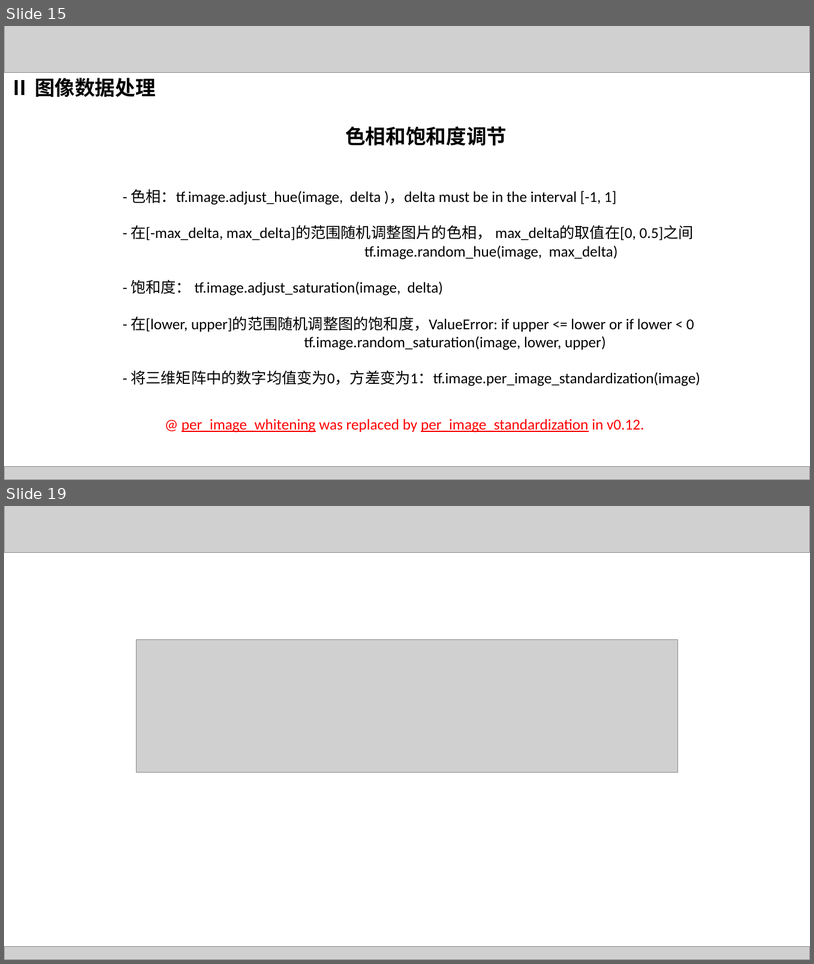
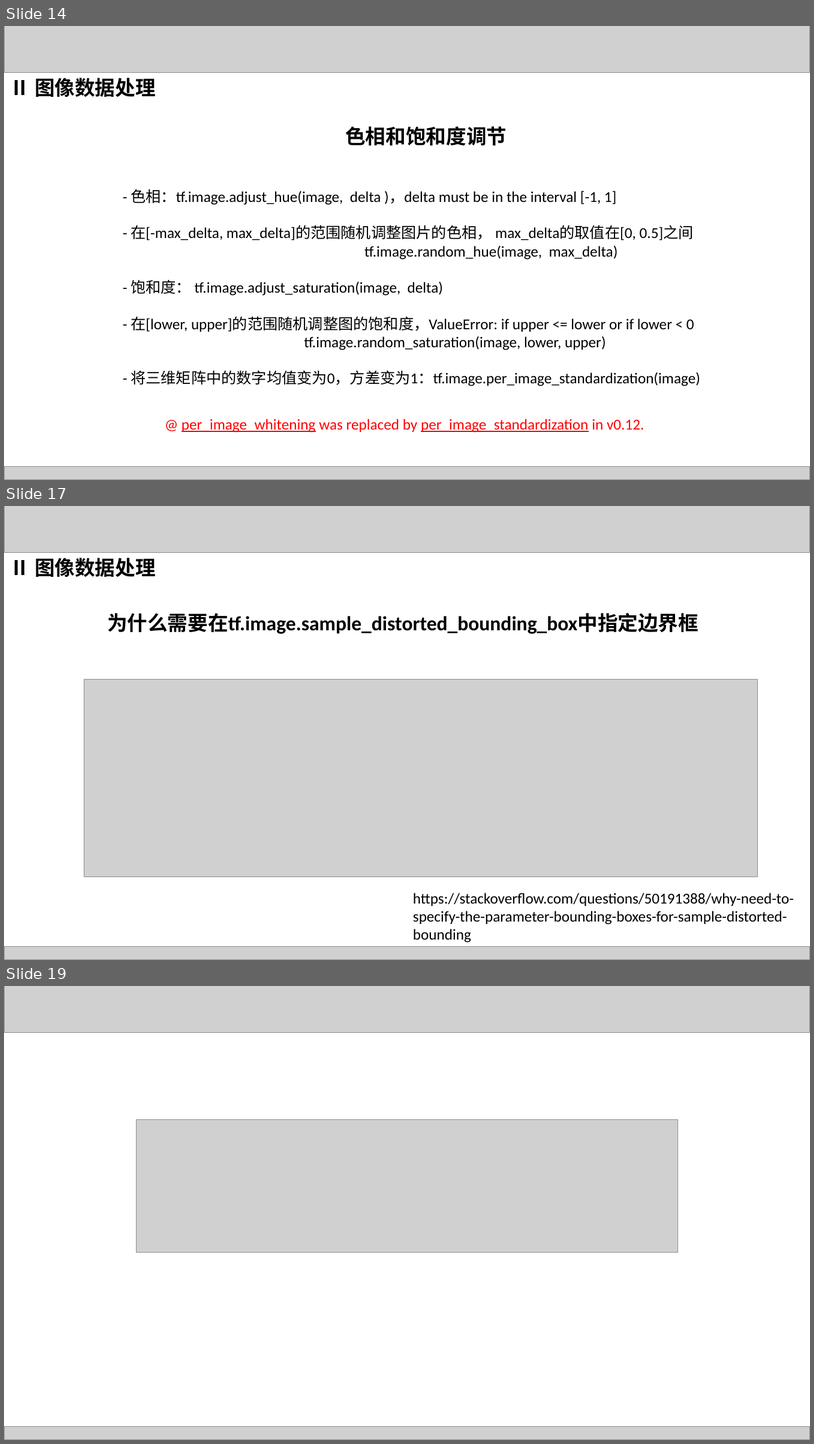
Before and after one commit to lhuangjs/tensotflow-in-action, a slide deck: supports/ppt/chapter7/chapter7.pptx. Shown one above the other, each under a label of ours: slides 15 and 19 before the commit, slides 14, 17 and 19 after it; the slides between them are not shown. The pictures are 814x964 and 814x1444 pixels, drawn with LibreOffice and Linux fonts; fonts in the diff are those of the drawing; grey boxes stand for pictures. Boxes give left, top, right and bottom in pixels: in the first picture for what was removed or moved away, otherwise in the second. Text is boxed around its words. In the diff, an @@ line names an element or a change of style, - is before the commit and + after.

```diff
--- a/supports/ppt/chapter7/chapter7.pptx
+++ b/supports/ppt/chapter7/chapter7.pptx
@@ slide 17 added at <box>4,506,810,960</box>, background #FFFFFF @@
@@ picture added at <box>4,506,810,553</box> @@
@@ text added at <box>10,558,156,577</box>, 24 pt, text #000000, bold @@
+Ⅱ 图像数据处理
@@ text added at <box>107,613,699,634</box>, 24 pt, text #000000, bold @@
+为什么需要在tf.image.sample_distorted_bounding_box中指定边界框
@@ picture added at <box>84,679,758,877</box> @@
@@ text added at <box>413,892,794,942</box>, 18 pt, text #000000 @@
+https://stackoverflow.com/questions/50191388/why-need-to-specify-the-parameter-bounding-boxes-for-sample-distorted-bounding
@@ picture added at <box>4,946,810,960</box> @@
@@ what was slide 15 is now slide 14 @@
```
Also in this commit, not shown: 7 slides changed, 1 other slide added, 1 slide removed, 16 other files.
